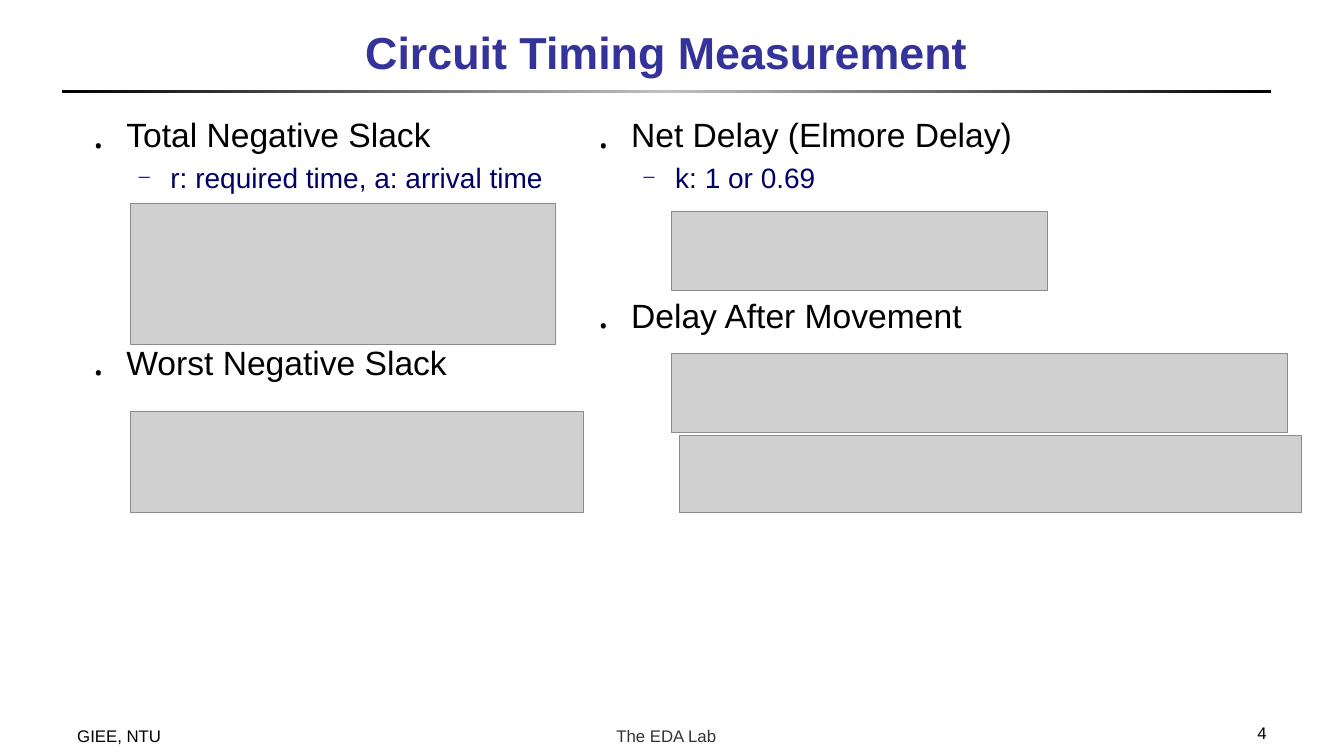
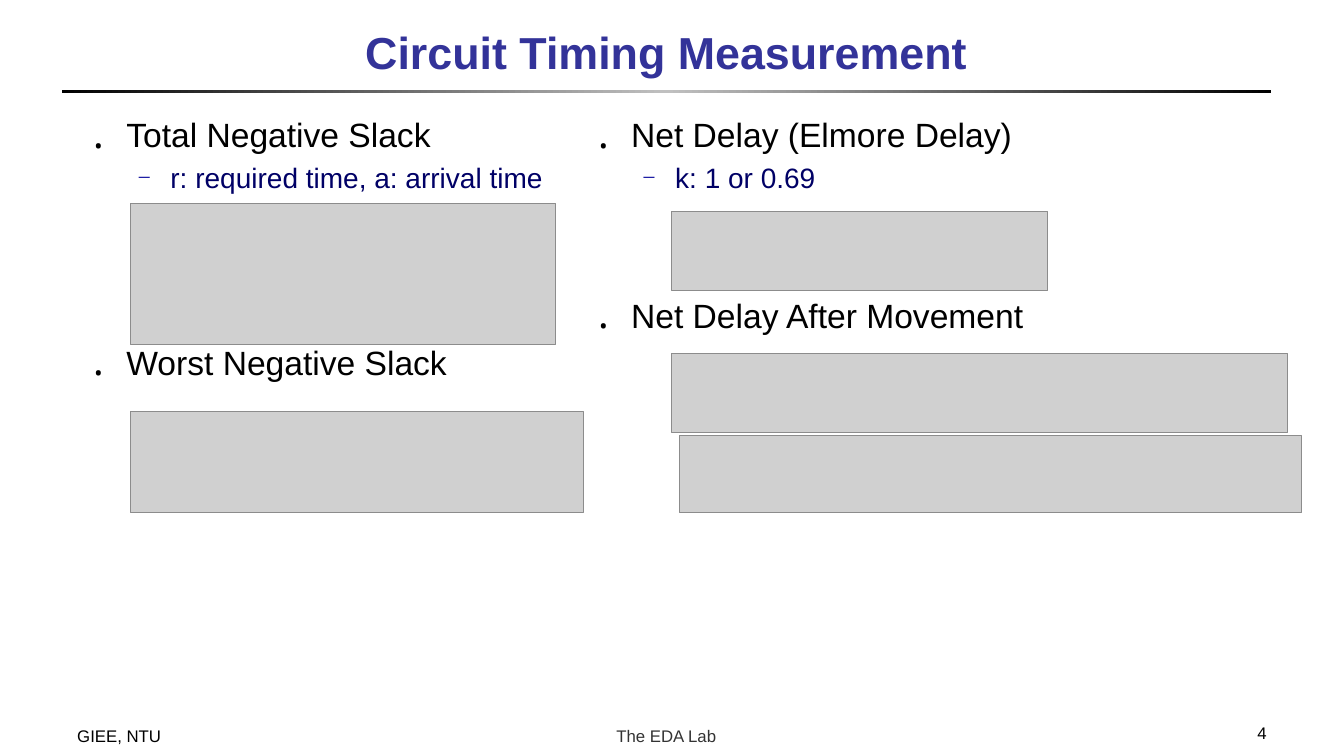
Before and after one commit to doctry/paper, a slide deck: slide 4 of incremental placement routing/Incremental Timing-Driven Placement With Approximated Signoff Wire Delay and Regression-Based Cell Delay.pptx. Drawn at 1344x756 pixels with LibreOffice and Linux fonts; fonts in the diff are those of the drawing; grey boxes stand for pictures. Boxes give left, top, right and bottom in pixels: in the first picture for what was removed or moved away, otherwise in the second. Text is boxed around its words. In the diff, an @@ line names an element or a change of style, - is before the commit and + after.

```diff
--- a/incremental placement routing/Incremental Timing-Driven Placement With Approximated Signoff Wire Delay and Regression-Based Cell Delay.pptx
+++ b/incremental placement routing/Incremental Timing-Driven Placement With Approximated Signoff Wire Delay and Regression-Based Cell Delay.pptx
@@ text at (631, 303, 1023, 335): text changed @@
-․ Delay After Movement
+․ Net Delay After Movement
```
Also in this commit, not shown: 1 slide added.
